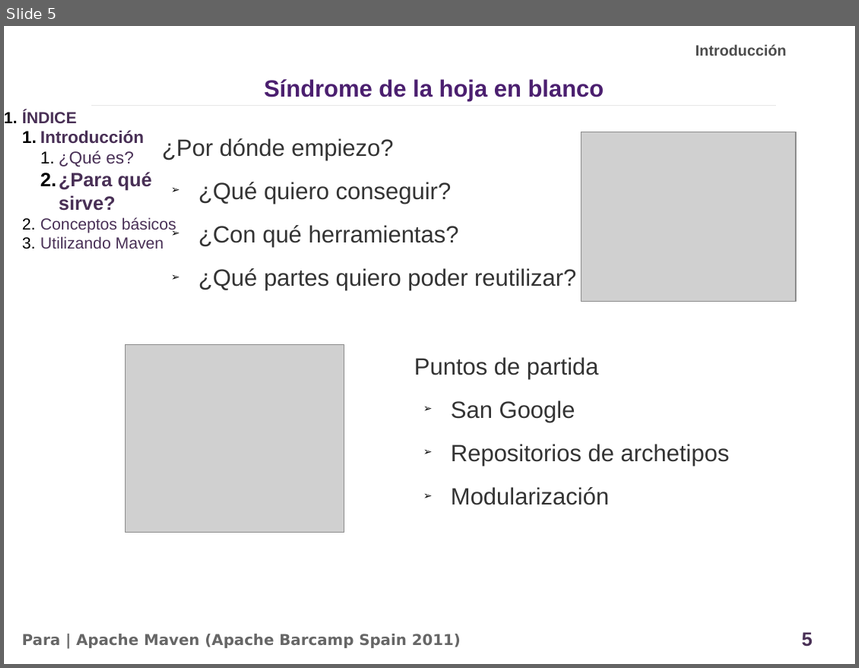
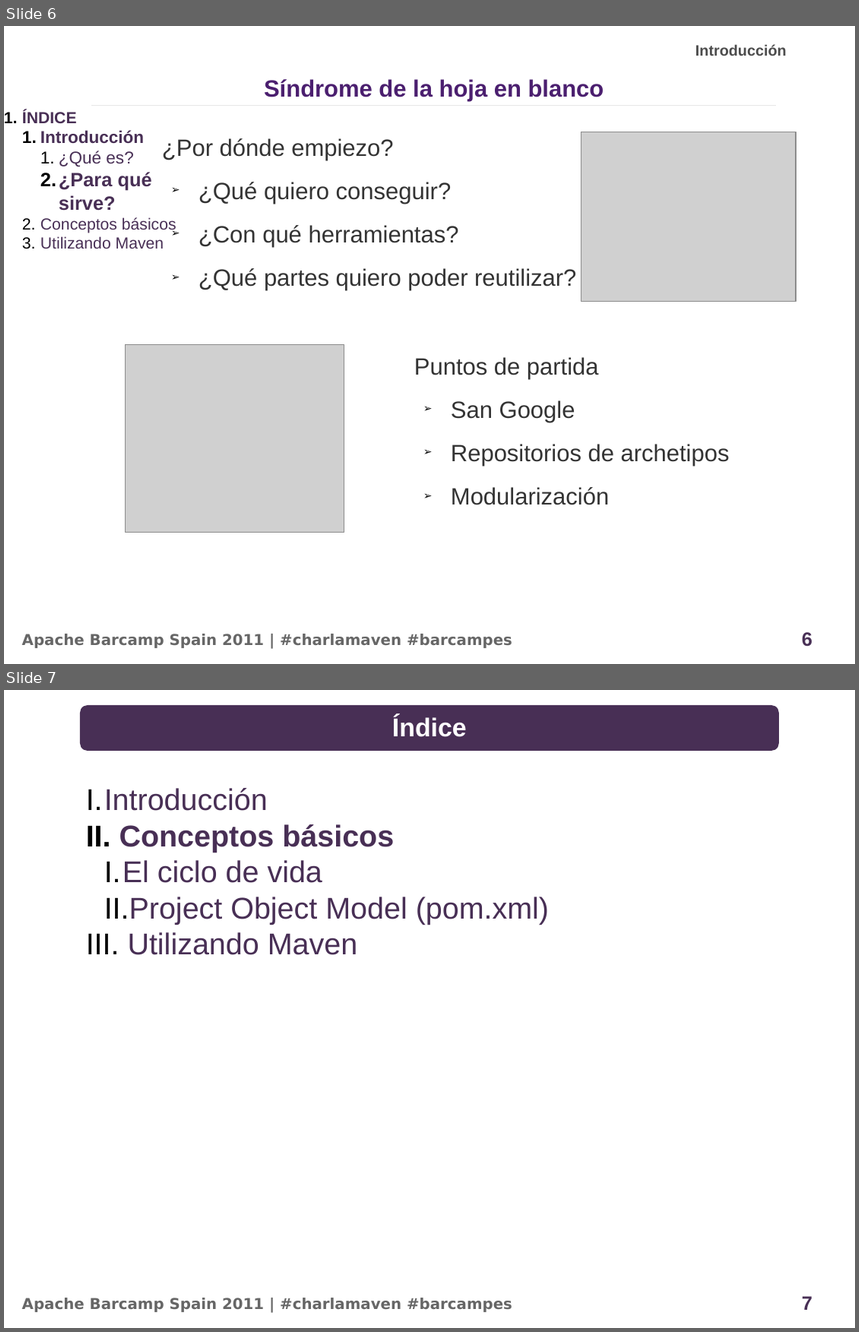
Before and after one commit to alediator/barcamp-maven, a slide deck: doc/slideshare_introduccion.odp. Shown one above the other, each under a label of ours: slide 5 before the commit, slides 6 and 7 after it. The pictures are 859x668 and 859x1332 pixels, drawn with LibreOffice and Linux fonts; fonts in the diff are those of the drawing; grey boxes stand for pictures; background and template pictures are left out. Boxes give left, top, right and bottom in pixels: in the first picture for what was removed or moved away, otherwise in the second. Text is boxed around its words. In the diff, an @@ line names an element or a change of style, - is before the commit and + after.

Commit message:
Presentacion de la charla basica a falta de utilidades

```diff
--- a/doc/slideshare_introduccion.odp
+++ b/doc/slideshare_introduccion.odp
@@ slide 7 added at (4,690,855,1328), background #FFFFFF; not listed: 2 template elements that a slide beside it also shows @@
@@ rounded rectangle added at (80,705,779,751), fill #482F55, 24 pt, text #FFFFFF, bold @@
+Índice
@@ text added at (86,788,549,955), 28 pt, text #482F55 @@
+I. Introducción
+II. Conceptos básicos
+  I. El ciclo de vida
+  II. Project Object Model (pom.xml)
+III. Utilizando Maven
@@ what was slide 5 is now slide 6 @@
@@ slide 6 changed as well @@
@@ text at (22,634,512,648): text changed @@
-Para | Apache Maven (Apache Barcamp Spain 2011)
+Apache Barcamp Spain 2011 | #charlamaven #barcampes
@@ page number at (802,632,813,647): text changed @@
-5
+6
```
Also in this commit, not shown: 20 other slides changed, 4 other slides added.
